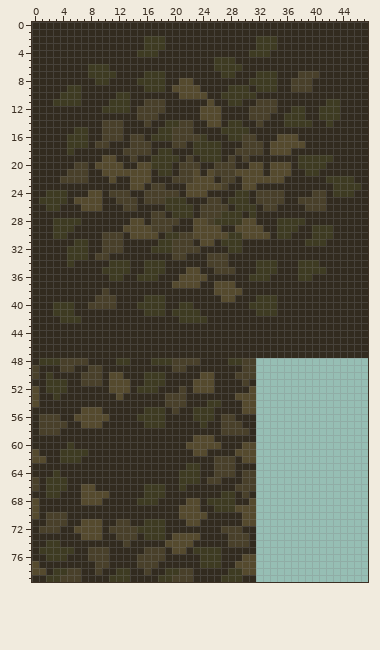
Edited in one commit: sprite sheet (graphics/images/terrain/tiles.png). The first picture shows the starting point.
The file is 48x80 pixels. Colours within 5 levels of each other are drawn and written as one.
The result:
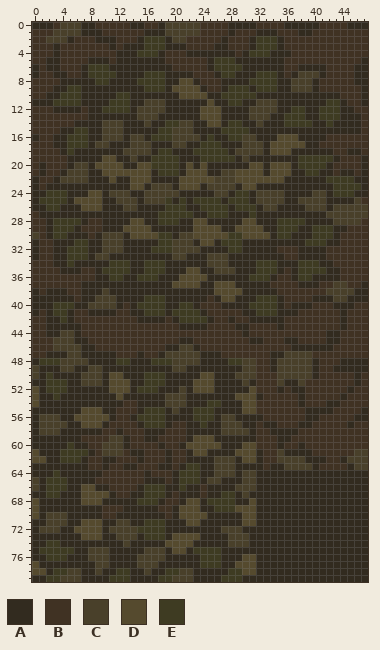
Palette (. is transparent): A #322b1f  B #403223  C #49402a  D #554a2e  E #3e3b22
Changes in this commit:
Changed rows in their new state; - is an unchanged pixel.
first column x 0:
 0 ---BCCC--BBBBB--BB-CCCCCBBBB----BBBB-----BBBB---
 1 BBBCCCC---BBBBBB---CCCCCBBBB-BBB---BBB--BBBBBBBB
 2 BBCCC-BBB---BBB-----CCBBBBB-BBB-----BBBBBBBBBBBB
 3 BBB-BBBBBBB-B---------BBBB--BBB-----BBBBBBBBBBBB
 4 BBB-BBBBBBBB-------BBB-------B-------BBBBBBBBBBB
 5 BB--BBBB---B-------BBBBBB-----------BBBBBBBBBBB-
 6 -B--BBB-------------BBBBB-----------BB----BBBB--
 7 -BB--BB----------------BBB----------B-----BBBB--
 8 BBBB--------------------BBB--------------BBBBB--
 9 BBB----------------------BB--------------BBBBBB-
10 BB------------------------------------------BBB-
11 ---------------------------------------------BB-
12 BBB----B--------------------------------------BB
13 BBBBBBBB---------------------------------------B
14 BBBBBB-----------------------------------------B
15 BBBB-------------------------------------------B
16 -BB---------------------AE----------------BBBBBB
17 BBB--------------------A-----------------BBBBBBB
18 BBBB-----------------------E---------------BB--B
19 BBBBB-----------------A----EE---------------BBB-
20 B-BBB---------------EADAD-AAA--------------BBBB-
21 B-BB----------------EAD-DAA----------------B--B-
22 -BB-----------------ADD---C--D------------------
23 -B-----------------C-D--ACC-C-------------------
24 ----------------------AAA-CC--------------------
25 --------------------A--EEEE-------------------CB
26 ----------------------A-EEEE---------------CCCCC
27 B----------------AEE----AEE-AA------------CCCCCC
28 BB------BB-------AEEE----AAAAA-------------CCCCB
29 BB-----BBB-------AAA-------------------------BBB
30 CB------B---------E-A-----------------------BBBB
31 -BB-----------------------------------------BBBB
32 -BB--------------------------------BBB----BBBBBB
33 -BB---------------------------------BB----BBBBBB
34 BBB----------------------------------------BBBBB
35 BBBB---BB---------------------------B-------BBBB
36 BBBBBBBBB--------------------------BB-------BBBB
37 BBBBBBB---------------------------BBBB---BBCCBB-
38 -B---BB----------------------------BBBBBBBCCCC--
39 ------B------------------B----------BBBB---CC---
40 -------------B----------BBB---------B---BBB---BB
41 -B---ABB----BB-----------BBBBB--------BBBBBB-BBB
42 BB---ABBBBBBBBB----B------BB-BB-----BBBBBBBB-BBB
43 BB-----BBBBBBBBBBBBBB----BBBB--BBBB-BBBBBBBB-BBB
44 BB--CC-BBBBBBBBBBBBBBBBBBBBBBB-BBBBBBBBBBB--BBBB
45 BBBCCC--BBBBBBBBBBBBB--BBBBBBBB--BBB--BBBB--BBBB
46 BBBCCCC--BBBBBBBBBB--CC-BBBBBBBBBBBBB------BBBBB
47 BB---CC-----BBB-BB-CCCCC---BBBBBBB--CCCCBBBBBBBB
48 --------------------------------BBACCCCCABBBAAAA
49 --------------------------------BBACCCCCABBAAAAA
50 --------------------------------BBBCCCCCABBBBBAB
51 --------------------------------BBBCAACBBBBBBBAB
52 --------------------------------BBBABAABBBBBBABB
53 --------------------------------ABBBBBABBBBBABBB
54 -------------BB-----------------BBBBBBABBBAABBBB
55 ------------BBB-----------------BBBBBBBAAAABBBBA
56 ------------BB------------------ABBBBBBAABBBBBAA
57 -----------BBBB-----BB----------BAABBBAABBBBBABB
58 ----------BB-BBB---BBB----------BBAAAABBBBBBBBBB
59 -------BBBBCC-BB--BBBB----------BBBAABBBBBBBBBBB
60 --------BBCCC-BBBB-BB-----------BBBABBABBBBBBBBB
61 ---------BCCCB--BBB-BB----------ABBCAAAABBBBBBCC
62 --------BB--BBB-BBB-BB----------ABBCCCCAAABBACCC
63 --------BB-BB--BBB--B-----------ABAACCCCABBBBACC
64 ----------BBBBBB-BBB------------AAAAAAAAAAAAAAAA
65 ---------BBBBBBB---B------------AAAAAAAAAAAAAAAA
66 -----------BBBB---------B-------AAAAAAAAAAAAAAAA
67 ------------BB------B---B-------AAAAAAAAAAAAAAAA
68 -------------------BB-----------AAAAAAAAAAAAAAAA
69 ----------BBB-----BB------------AAAAAAAAAAAAAAAA
70 ----------BB-------B------------AAAAAAAAAAAAAAAA
71 --------------------------------AAAAAAAAAAAAAAAA
72 --------------------------------AAAAAAAAAAAAAAAA
73 --------------------------------AAAAAAAAAAAAAAAA
74 --------------------------------AAAAAAAAAAAAAAAA
75 --------------------------------AAAAAAAAAAAAAAAA
76 --------------------------------AAAAAAAAAAAAAAAA
77 --------------------------------AAAAAAAAAAAAAAAA
78 --------------------------------AAAAAAAAAAAAAAAA
79 --------------------------------AAAAAAAAAAAAAAAA
Boxes around the changes in both pictures, in picture pixels (x1, y1, x2, y2):
changed: (32, 22, 368, 582)
